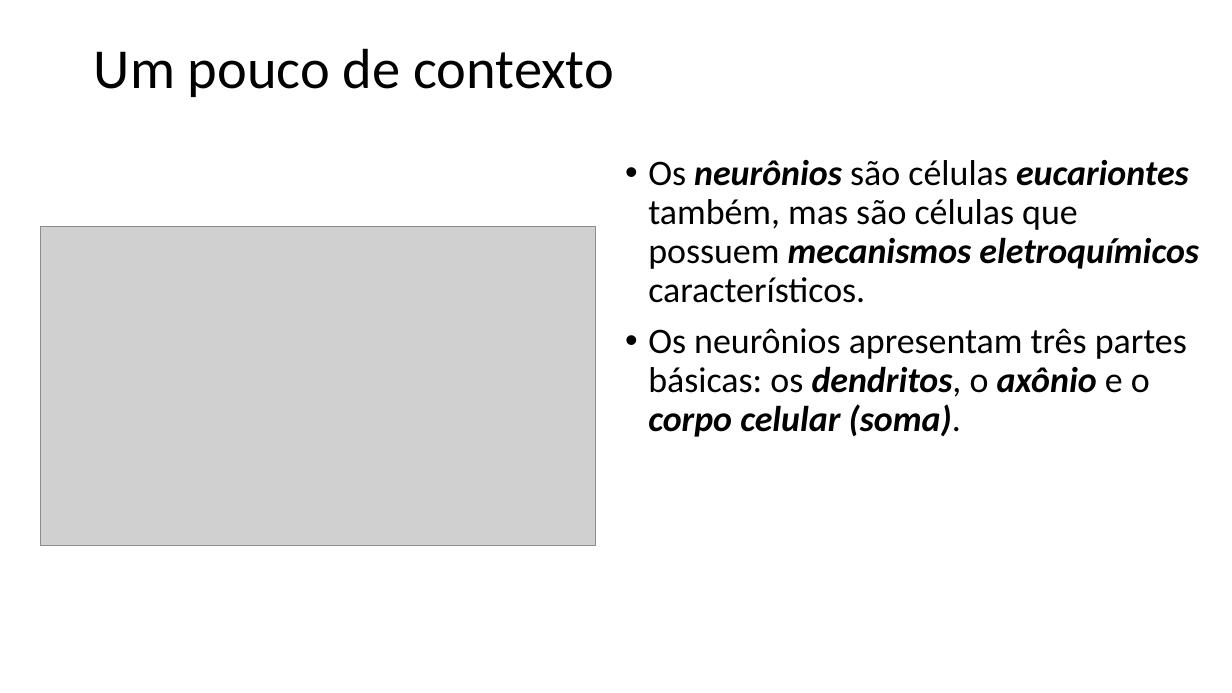
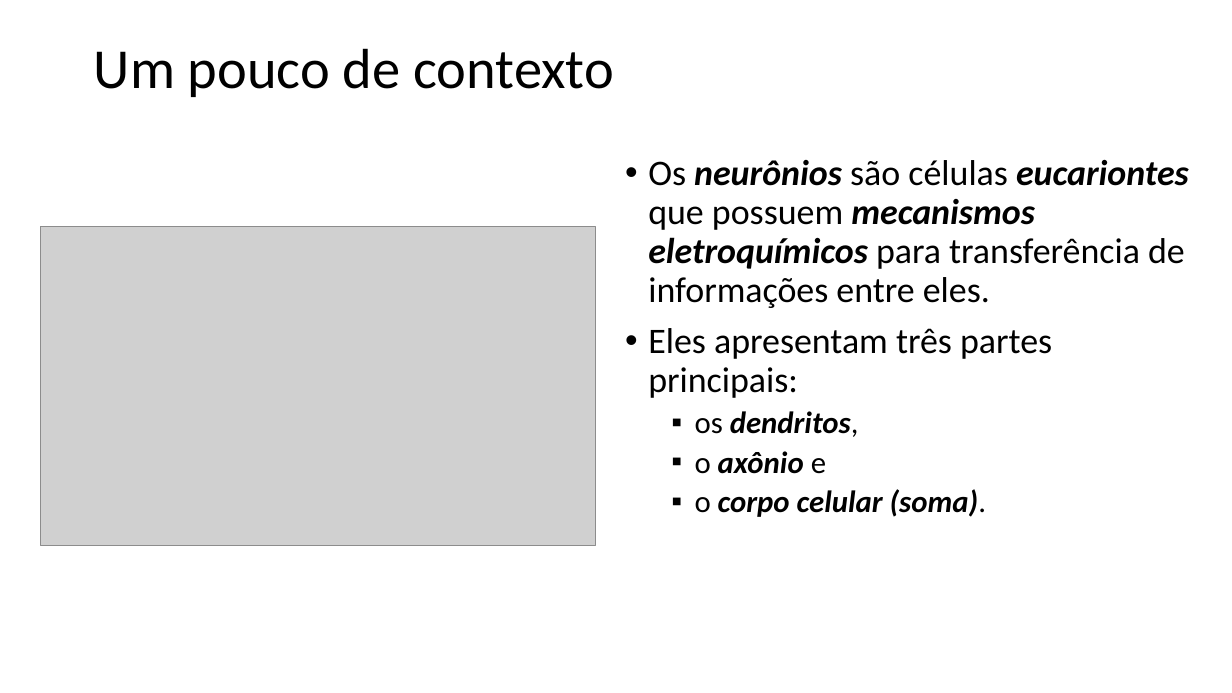
Before and after one commit to zz4fap/t320_aprendizado_de_maquina, a slide deck: slide 6 of slides/T320_Redes_Neurais_Artificiais (Parte I).pptx (slide 8 before the commit). Drawn at 1232x693 pixels with LibreOffice and Linux fonts; fonts in the diff are those of the drawing; grey boxes stand for pictures. Boxes give left, top, right and bottom in pixels: in the first picture for what was removed or moved away, otherwise in the second. Text is boxed around its words. In the diff, an @@ line names an element or a change of style, - is before the commit and + after.

```diff
--- a/slides/T320_Redes_Neurais_Artificiais (Parte I).pptx
+++ b/slides/T320_Redes_Neurais_Artificiais (Parte I).pptx
@@ text at (648, 159, 1189, 517): text changed @@
-• Os neurônios são células eucariontes também, mas são células que possuem mecanismos eletroquímicos característicos.
-• Os neurônios apresentam três partes básicas: os dendritos, o axônio e o corpo celular (soma).
+• Os neurônios são células eucariontes que possuem mecanismos eletroquímicos para transferência de informações entre eles.
+• Eles apresentam três partes principais:
+  ▪ os dendritos,
+  ▪ o axônio e
+  ▪ o corpo celular (soma).
```
Also in this commit, not shown: 4 other slides changed, 1 slide added, 2 slides removed.
